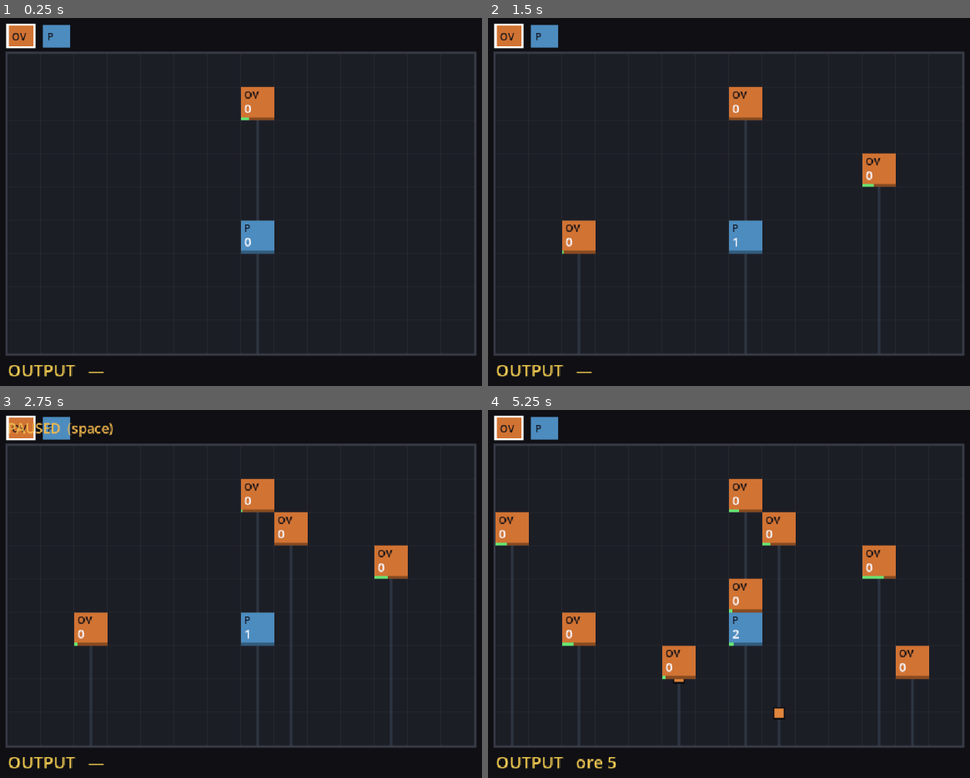
Above: before the commit, frames 1-4 (two rows, left to right).
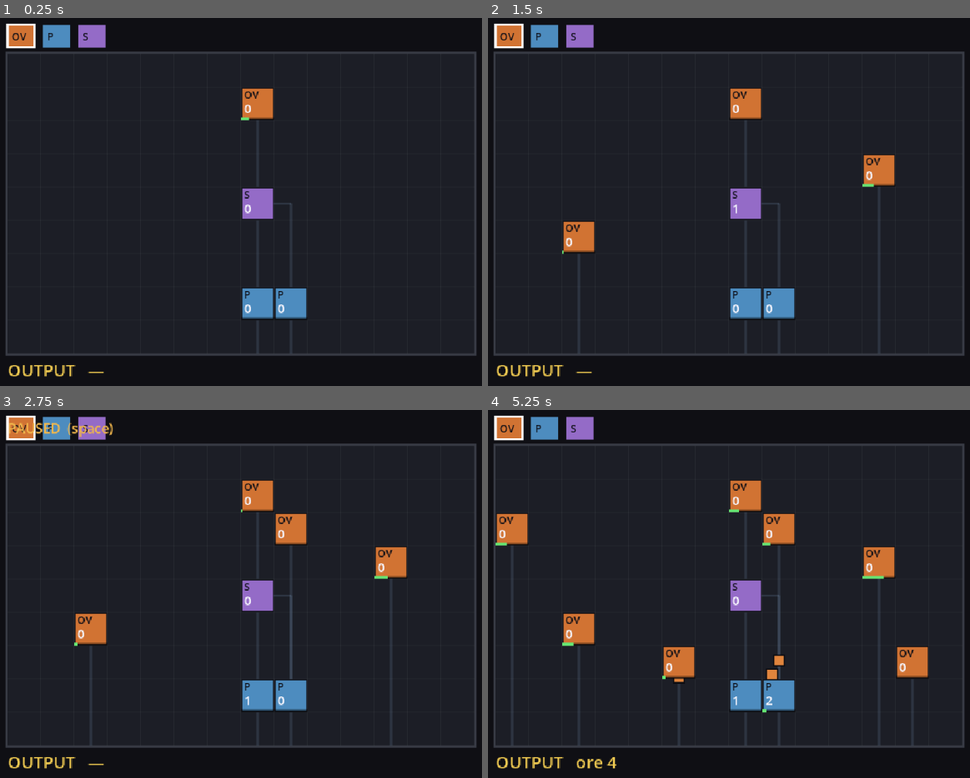
Above: after the commit, the same moments.

Repository: teohondascully/sinkforge
Game: Godot game, scene res://scenes/main.tscn
The game is run twice, just before and just after one commit, with the same random seed, the same clock (stepped at 60 frames per second) and the same inputs.
Inputs (mouse positions are in pixels of both pictures, inside the frame that each line leads up to):
- Up to frame 1 (0.25 s): no input
- Up to frame 2 (1.5 s): tap Enter at 0.5 s; move the mouse to (873, 183) at 0.52 s; click (873, 183) at 0.67 s; tap Space at 0.77, 1.25 s; move the mouse to (594, 224) at 1.27 s; click (594, 224) at 1.42 s
- Up to frame 3 (2.75 s): tap Space at 1.52 s; tap Enter at 2 s; move the mouse to (308, 513) at 2.02 s; click (308, 513) at 2.17 s
- Up to frame 4 (5.25 s): tap Space at 2.75, 3.02, 3.77, 4.52, 5 s; move the mouse to (695, 671) at 2.77 s; click (695, 671) at 2.92 s; tap Enter at 3.5 s; move the mouse to (931, 652) at 3.52 s; click (931, 652) at 3.67 s; move the mouse to (526, 538) at 4.27 s; click (526, 538) at 4.42 s; move the mouse to (762, 594) at 5.02 s; click (762, 594) at 5.17 s

The runs differ from the first frame. In frame 1, 2.9% of the frame differs, in the area x 16-64%, y 1-92%; in frame 2, 3.1%; in frame 3, 3.1%; in frame 4, 3.8%, in the area x 1-92%, y 1-98%.

Commit message:
feat(sim+view): splitter + lateral routing (first non-recipe-runner machine)
First machine that isn't a recipe-runner. A splitter divides its incoming
stream 50/50 between its own column (down) and the column to its right,
introducing the new sim primitive: lateral routing.

Reversible model step (the demand-pull trigger to revisit machine=recipe-runner):
- MachineDef.behavior tag (default empty = recipe-runner; &"splitter" = router).
 No type-enum, no capability system (deferred to the 3rd distinct behavior).
 Existing ore_vent/processor .tres unchanged.
- _flow generalised from one straight-down target to a per-machine destination
 list (_destinations -> _column_landing); splitter even-split via persistent
 route_toggle round-robin (carries odd remainder -> converges to exactly 50/50).
- splitter pass-through (_run_splitter): one-tick latency, deterministic, no
 item create/destroy -> conservation preserved.

View: splitter in palette (violet S), shared _machine_color, two-pronged
drop-path guide (down + sideways-then-down elbow), Y-split demo. Fixed a
visual-critique finding: inset machine tiles + seam so side-by-side machines
don't fuse into one box.

Harness: +_test_splitter (both branches carry items, ~even split, conservation,
determinism). 16/16 sim checks green. Independent-verify helper: SHIP.

Diff:
--- a/scenes/main.gd
+++ b/scenes/main.gd
@@ -35,14 +35,19 @@
 	sim = FactorySim.new()
 	var vent: MachineDef = load("res://src/data/machines/ore_vent.tres")
 	var processor: MachineDef = load("res://src/data/machines/processor.tres")
+	var splitter: MachineDef = load("res://src/data/machines/splitter.tres")
 	_palette = [
 		{"def": vent, "color": Color(0.82, 0.45, 0.20)},
 		{"def": processor, "color": Color(0.30, 0.55, 0.75)},
+		{"def": splitter, "color": Color(0.58, 0.42, 0.78)},
 	]
 	_selected_def = vent
-	# Initial demo placement so there is a running cascade on open (provisional).
+	# Initial demo placement: a vent feeds a splitter that fans into two processors — a visible
+	# Y-split on open (provisional demo).
 	sim.place_machine(vent, Vector2i(7, 1))
-	sim.place_machine(processor, Vector2i(7, 5))
+	sim.place_machine(splitter, Vector2i(7, 4))
+	sim.place_machine(processor, Vector2i(7, 7))
+	sim.place_machine(processor, Vector2i(8, 7))
 
 
 func _process(delta: float) -> void:
@@ -133,18 +138,30 @@
 		draw_line(Vector2(shaft.position.x, y), Vector2(shaft.end.x, y), line_col)
 
 
-## Faint guide line from each machine straight down its column to where its output lands
-## (the next machine, or the shaft floor) — makes the gravity flow path legible at a glance.
+## Faint guide line tracing where each machine's output goes — straight down its column to the
+## next machine or the floor. A splitter shows BOTH of its prongs (down + sideways-then-down) so
+## the routing is legible at a glance. Mirrors FactorySim._destinations.
 func _draw_drop_paths() -> void:
+	var guide := Color(0.45, 0.55, 0.68, 0.20)
 	for machine: MachineState in sim.machines:
-		var x: float = _origin.x + float(machine.cell.x * CELL) + float(CELL) * 0.5
-		var y0: float = _origin.y + float(machine.cell.y * CELL) + float(CELL)
-		draw_line(Vector2(x, y0), Vector2(x, _landing_y(machine)), Color(0.45, 0.55, 0.68, 0.20), 2.0)
-
-
-func _landing_y(machine: MachineState) -> float:
-	for row: int in range(machine.cell.y + 1, FactorySim.GRID_ROWS):
-		if sim.machine_at(Vector2i(machine.cell.x, row)) != null:
+		var col: int = machine.cell.x
+		var cx: float = _origin.x + float(col * CELL) + float(CELL) * 0.5
+		var bottom: float = _origin.y + float(machine.cell.y * CELL) + float(CELL)
+		draw_line(Vector2(cx, bottom), Vector2(cx, _column_landing_y(col, machine.cell.y + 1)), guide, 2.0)
+		if machine.def.behavior == &"splitter" and col + 1 < FactorySim.GRID_COLS:
+			# Elbow: sideways out of the splitter's row into the right column, then fall.
+			var cy: float = _origin.y + float(machine.cell.y * CELL) + float(CELL) * 0.5
+			var rx: float = _origin.x + float((col + 1) * CELL) + float(CELL) * 0.5
+			var land: float = _column_landing_y(col + 1, machine.cell.y)
+			draw_line(Vector2(cx, cy), Vector2(rx, cy), guide, 2.0)
+			draw_line(Vector2(rx, cy), Vector2(rx, land), guide, 2.0)
+
+
+## Pixel y where something falling down `col` from `start_row` lands (top of the first machine
+## below, or the shaft floor).
+func _column_landing_y(col: int, start_row: int) -> float:
+	for row: int in range(start_row, FactorySim.GRID_ROWS):
+		if sim.machine_at(Vector2i(col, row)) != null:
 			return _origin.y + float(row * CELL)
 	return _origin.y + float(FactorySim.GRID_ROWS * CELL)
 
@@ -163,9 +180,10 @@
 func _draw_machine(machine: MachineState) -> void:
 	var pos: Vector2 = _origin + Vector2(machine.cell) * float(CELL)
 	var recipe: RecipeDef = machine.def.recipe
-	var is_source: bool = recipe != null and recipe.inputs.is_empty()
-	draw_rect(Rect2(pos, Vector2(CELL, CELL)),
-		Color(0.82, 0.45, 0.20) if is_source else Color(0.30, 0.55, 0.75))
+	# Inset the tile + dark seam so two side-by-side machines never fuse into one box.
+	var body := Rect2(pos + Vector2(1.0, 1.0), Vector2(CELL - 2.0, CELL - 2.0))
+	draw_rect(body, _machine_color(machine.def))
+	draw_rect(body, Color(0.04, 0.04, 0.06, 0.7), false, 1.0)
 	# Type tag (top) so stacked machines are distinguishable at a glance.
 	draw_string(_font, Vector2(pos.x + 3, pos.y + 11), _tag(machine.def.display_name),
 		HORIZONTAL_ALIGNMENT_LEFT, -1, 10, Color(0.06, 0.06, 0.09))
@@ -190,7 +208,7 @@
 	for i: int in _palette.size():
 		var entry: Dictionary = _palette[i]
 		var r: Rect2 = _palette_rect(i)
-		draw_rect(r, entry["color"])
+		draw_rect(r, _machine_color(entry["def"]))
 		draw_string(_font, Vector2(r.position.x + 4, r.position.y + 15),
 			_tag(entry["def"].display_name), HORIZONTAL_ALIGNMENT_LEFT, -1, 10, Color(0.06, 0.06, 0.09))
 		if entry["def"] == _selected_def:
@@ -209,6 +227,17 @@
 
 func _cell_center(cell: Vector2i) -> Vector2:
 	return _origin + Vector2(cell) * float(CELL) + Vector2(CELL, CELL) * 0.5
+
+
+## One place that maps a machine definition to its body colour, so palette swatch and placed
+## machine always agree. Source (no-input recipe) = ore orange; splitter = violet; processor = blue.
+func _machine_color(def: MachineDef) -> Color:
+	if def.behavior == &"splitter":
+		return Color(0.58, 0.42, 0.78)
+	var recipe: RecipeDef = def.recipe
+	if recipe != null and recipe.inputs.is_empty():
+		return Color(0.82, 0.45, 0.20)
+	return Color(0.30, 0.55, 0.75)
 
 
 func _item_color(item: StringName) -> Color:
--- a/src/core/factory_sim.gd
+++ b/src/core/factory_sim.gd
@@ -77,6 +77,9 @@
 
 
 func _run_machine(machine: MachineState) -> void:
+	if machine.def.behavior == &"splitter":
+		_run_splitter(machine)
+		return
 	var recipe: RecipeDef = machine.def.recipe
 	if recipe == null:
 		return
@@ -107,33 +110,75 @@
 	return true
 
 
-## Gravity: each machine's output falls straight down its column to the next machine below;
-## if none, it lands in the sink. Items are only moved here, never created or destroyed.
+## A splitter runs no recipe: it just moves whatever has fallen into it from its input into its
+## output (no items created or destroyed), to be divided across two columns by _flow next. This
+## gives one tick of pass-through latency, which keeps it deterministic and order-independent.
+func _run_splitter(machine: MachineState) -> void:
+	for item: StringName in machine.input_buffer:
+		machine.output_buffer[item] = int(machine.output_buffer.get(item, 0)) + int(machine.input_buffer[item])
+	machine.input_buffer.clear()
+
+
+## Gravity + routing: each machine's output is handed to its destination(s). An ordinary machine
+## has ONE destination — straight down its column. A splitter has TWO — straight down, and down
+## the column to its right — and divides its output evenly between them (alternating item-by-item
+## so odd counts split fairly over time). Items are only moved here, never created or destroyed.
 func _flow() -> void:
 	for machine: MachineState in machines:
 		if machine.output_buffer.is_empty():
 			continue
-		var below: MachineState = _machine_below(machine)
-		var to_cell: Vector2i
-		var target: Dictionary
-		if below != null:
-			to_cell = below.cell
-			target = below.input_buffer
+		var dests: Array[Dictionary] = _destinations(machine)
+		if dests.size() == 1:
+			_deliver(machine, dests[0], machine.output_buffer)
 		else:
-			to_cell = Vector2i(machine.cell.x, GRID_ROWS)  # falls past the bottom into the sink
-			target = sink
-		for item: StringName in machine.output_buffer:
-			var count: int = int(machine.output_buffer[item])
-			target[item] = int(target.get(item, 0)) + count
-			flow_events.append({"item": item, "from": machine.cell, "to": to_cell, "count": count})
+			# Split: deal each item unit to the next destination round-robin via route_toggle.
+			var n: int = dests.size()
+			var portions: Array[Dictionary] = []
+			for _i: int in n:
+				portions.append({})
+			for item: StringName in machine.output_buffer:
+				for _c: int in int(machine.output_buffer[item]):
+					var idx: int = machine.route_toggle % n
+					machine.route_toggle += 1
+					portions[idx][item] = int(portions[idx].get(item, 0)) + 1
+			for i: int in n:
+				if not portions[i].is_empty():
+					_deliver(machine, dests[i], portions[i])
 		machine.output_buffer.clear()
 
 
-## The next machine straight down this one's column, or null if the column is clear to the bottom.
-func _machine_below(machine: MachineState) -> MachineState:
-	var col: int = machine.cell.x
-	for row: int in range(machine.cell.y + 1, GRID_ROWS):
-		var below: MachineState = grid.get(Vector2i(col, row), null)
-		if below != null:
-			return below
-	return null
+## Move a bundle of items from `machine` into one destination, logging the cosmetic flow event.
+func _deliver(machine: MachineState, dest: Dictionary, bundle: Dictionary) -> void:
+	var target: Dictionary = dest["target"]
+	var to_cell: Vector2i = dest["to_cell"]
+	for item: StringName in bundle:
+		var count: int = int(bundle[item])
+		target[item] = int(target.get(item, 0)) + count
+		flow_events.append({"item": item, "from": machine.cell, "to": to_cell, "count": count})
+
+
+## Where a machine's output goes. Each destination is {to_cell: Vector2i, target: Dictionary}.
+## Default: one destination straight down. Splitter: down + the column to the right. A splitter
+## hard against the right wall has no second column, so it degrades to a plain pass-through (down
+## only) — provisional edge behaviour, see docs/RISKS.md.
+func _destinations(machine: MachineState) -> Array[Dictionary]:
+	var x: int = machine.cell.x
+	var y: int = machine.cell.y
+	var down: Dictionary = _column_landing(x, y + 1)
+	if machine.def.behavior != &"splitter":
+		return [down]
+	var right_col: int = x + 1
+	if right_col >= GRID_COLS:
+		return [down]
+	# Diverted items move sideways into the right column at the splitter's row, then fall.
+	return [down, _column_landing(right_col, y)]
+
+
+## The first machine at or below `start_row` in `col`, as a delivery destination; if the column
+## is clear to the bottom, the destination is that column's sink.
+func _column_landing(col: int, start_row: int) -> Dictionary:
+	for row: int in range(start_row, GRID_ROWS):
+		var m: MachineState = grid.get(Vector2i(col, row), null)
+		if m != null:
+			return {"to_cell": m.cell, "target": m.input_buffer}
+	return {"to_cell": Vector2i(col, GRID_ROWS), "target": sink}
--- a/src/core/machine_state.gd
+++ b/src/core/machine_state.gd
@@ -15,6 +15,10 @@
 var output_buffer: Dictionary = {}
 ## Seconds accumulated toward the current craft.
 var progress: float = 0.0
+## Splitter-only: a running counter used to alternate output between destinations item-by-item,
+## so an odd item count splits evenly over time (carries the remainder across ticks). Unused by
+## recipe-runners. Kept here (not a subclass) to honour composition-over-inheritance for now.
+var route_toggle: int = 0
 
 
 func _init(machine_def: MachineDef, machine_cell: Vector2i) -> void:
--- a/src/data/machine_def.gd
+++ b/src/data/machine_def.gd
@@ -13,3 +13,9 @@
 @export var display_name: String = ""
 ## What this machine runs each cycle. A no-input recipe makes it a source.
 @export var recipe: RecipeDef
+## PROVISIONAL routing tag. Empty (default) = ordinary recipe-runner: output falls straight
+## down its column. &"splitter" = a router: it runs no recipe and instead divides whatever
+## falls into it between two downstream columns. This is a deliberately thin, deletable label
+## (NOT a type enum or capability system — those stay deferred); it just lets the sim branch on
+## the few machines that don't fit "named recipe-runner". See DECISIONS.md 2026-06-27.
+@export var behavior: StringName = &""
--- /dev/null
+++ b/src/data/machines/splitter.tres
@@ -0,0 +1,10 @@
+[gd_resource type="Resource" script_class="MachineDef" load_steps=2 format=3]
+
+[ext_resource type="Script" path="res://src/data/machine_def.gd" id="1_machine"]
+
+[resource]
+script = ExtResource("1_machine")
+id = &"splitter"
+display_name = "Splitter"
+recipe = null
+behavior = &"splitter"
--- a/tests/run_tests.gd
+++ b/tests/run_tests.gd
@@ -16,6 +16,7 @@
 	_test_conservation()
 	_test_determinism()
 	_test_production()
+	_test_splitter()
 	if _failures == 0:
 		print("ALL PASS")
 		quit(0)
@@ -120,3 +121,44 @@
 	var consumed_ore: int = int(sim.total_consumed.get(&"ore", 0))
 	_check(ingots > 0, "produced ingots (%d after 400 ticks)" % ingots)
 	_check(ingots * 2 == consumed_ore, "2 ore per ingot (ingots=%d, consumed_ore=%d)" % [ingots, consumed_ore])
+
+
+## A splitter divides its incoming ore between two columns. Down-branch ore falls clear to the
+## sink as raw ore; right-branch ore lands in a processor and becomes ingots. Seeing BOTH ore and
+## ingots in the sink proves both branches carry items; the down-count being ~half proves it
+## actually splits (not silently all-down). Plus conservation must still hold with a router inline.
+func _test_splitter() -> void:
+	print("- splitter routing")
+	var vent_def: MachineDef = load("res://src/data/machines/ore_vent.tres")
+	var split_def: MachineDef = load("res://src/data/machines/splitter.tres")
+	var proc_def: MachineDef = load("res://src/data/machines/processor.tres")
+	var sim: FactorySim = FactorySim.new()
+	sim.place_machine(vent_def, Vector2i(6, 0))      # source
+	sim.place_machine(split_def, Vector2i(6, 2))     # router
+	sim.place_machine(proc_def, Vector2i(7, 4))      # catches ONLY the right branch
+	for _i: int in 600:
+		sim.tick()
+	var ore_to_sink: int = int(sim.sink.get(&"ore", 0))      # down branch (col 6, clear to floor)
+	var ingots: int = int(sim.sink.get(&"ingot", 0))         # right branch (col 7 processor)
+	_check(ore_to_sink > 0, "down branch delivered raw ore to the sink (%d)" % ore_to_sink)
+	_check(ingots > 0, "right branch fed the processor (ingots=%d)" % ingots)
+	# Total ore created ~ ore-down + 2*ingots (+ small in-flight). Down share should be ~half, so
+	# assert it is neither ~0 (all-right) nor ~all (no split). Wide bounds: just prove it splits.
+	var produced_ore: int = int(sim.total_produced.get(&"ore", 0))
+	_check(ore_to_sink >= produced_ore / 4 and ore_to_sink <= produced_ore * 3 / 4,
+		"split is roughly even (down=%d of produced=%d)" % [ore_to_sink, produced_ore])
+	for item: StringName in [&"ore", &"ingot"]:
+		var present: int = _items_present(sim, item)
+		var net: int = int(sim.total_produced.get(item, 0)) - int(sim.total_consumed.get(item, 0))
+		_check(present == net, "%s conserved through splitter (present=%d, net=%d)" % [item, present, net])
+	# Determinism with a router in the chain.
+	var a: FactorySim = FactorySim.new()
+	var b: FactorySim = FactorySim.new()
+	for s: FactorySim in [a, b]:
+		s.place_machine(vent_def, Vector2i(6, 0))
+		s.place_machine(split_def, Vector2i(6, 2))
+		s.place_machine(proc_def, Vector2i(7, 4))
+	for _i: int in 200:
+		a.tick()
+		b.tick()
+	_check(_state_signature(a) == _state_signature(b), "splitter chain is deterministic")
Not shown, changed: docs/ARCHITECTURE.md
